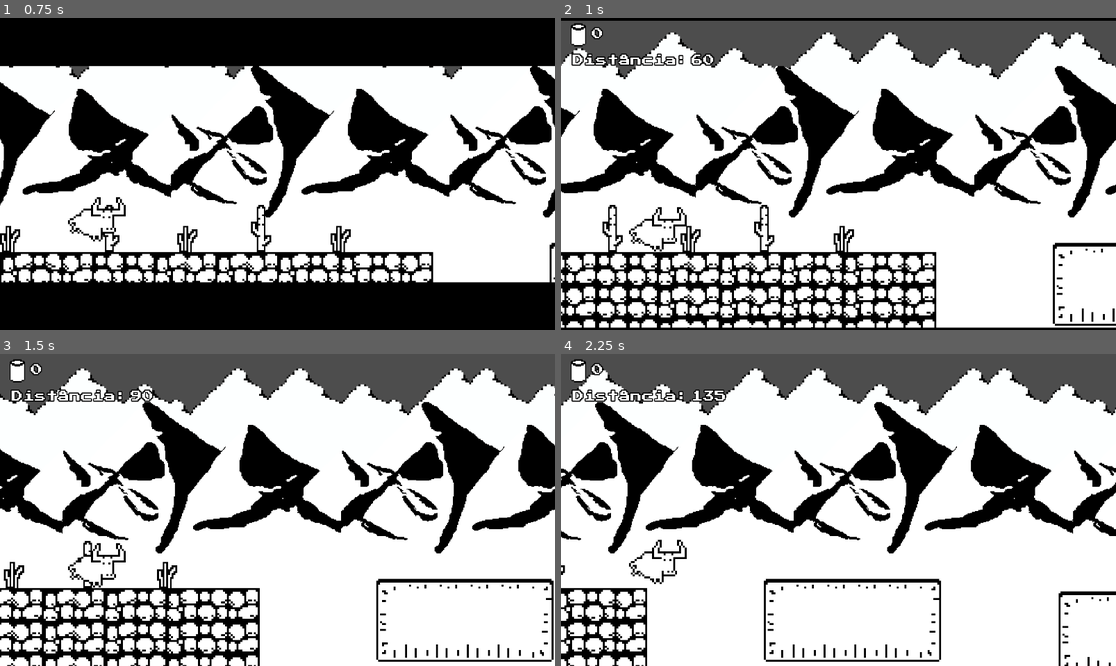
Above: before the commit, frames 1-4 (two rows, left to right).
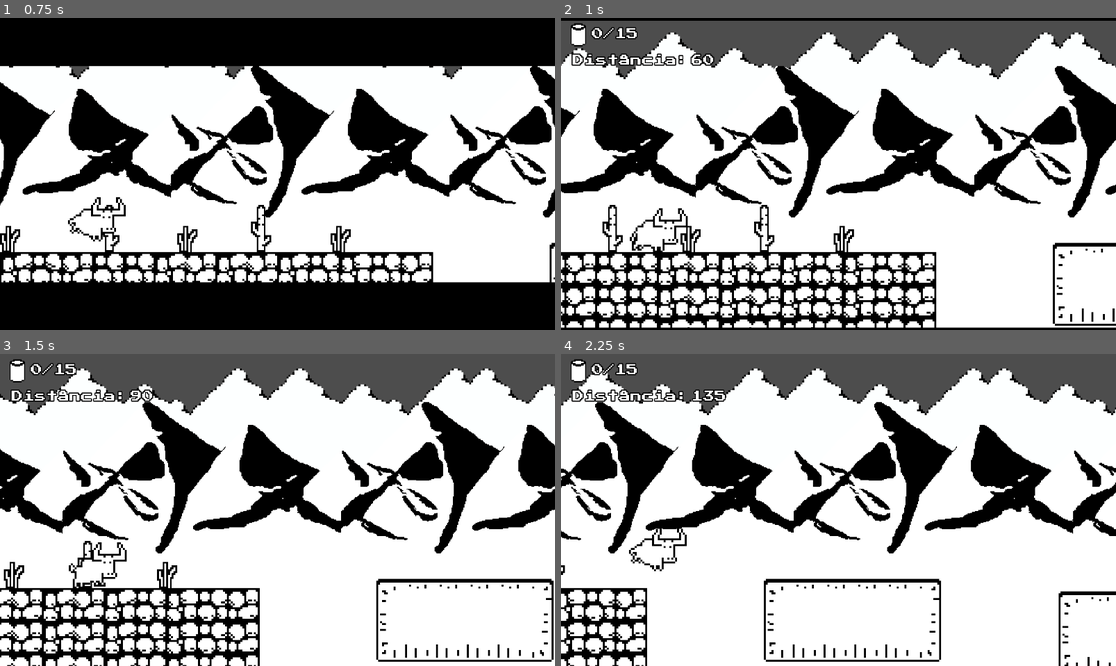
Above: after the commit, the same moments.

Repository: TaubatexasRobotics/new-crazy-bull
Game: Godot game, scene res://scenes/level.tscn
The game is run twice, just before and just after one commit, with the same random seed, the same clock (stepped at 60 frames per second) and the same inputs.
Inputs (mouse positions are in pixels of both pictures, inside the frame that each line leads up to):
- Up to frame 1 (0.75 s): tap Enter (ui_accept) at 0.5 s; move the mouse to (399, 158) at 0.52 s; tap Space (jump) at 0.6 s; click (399, 158) at 0.67 s
- Up to frame 2 (1 s): tap Space (jump) at 0.77 s
- Up to frame 3 (1.5 s): tap Space (jump) at 1.07, 1.35 s; move the mouse to (166, 525) at 1.27 s; click (166, 525) at 1.42 s
- Up to frame 4 (2.25 s): tap Space (jump) at 1.52, 1.82, 2.1 s; move the mouse to (894, 441) at 2.02 s; click (894, 441) at 2.17 s

Frame 1 is identical in both runs. In frame 2, 0.6% of the frame differs, in the area x 7-23%, y 2-76%; in frame 3, 0.6%; in frame 4, 0.7%, in the area x 7-23%, y 2-74%.

Commit message:
Add gameover and main menu scripts

Diff:
--- /dev/null
+++ b/scripts/game_over.gd
@@ -0,0 +1,9 @@
+class_name GameOver extends CanvasLayer
+
+@onready var transition : Transition = $Transition
+
+func _on_yes_pressed() -> void:
+	transition.fade_in("level")
+
+func _on_no_pressed() -> void:
+		transition.fade_in("main_menu")
--- a/scripts/level.gd
+++ b/scripts/level.gd
@@ -11,11 +11,8 @@
 var speed : float = 0
 var current_ground : ScrollBody
 var current_ground_index: int = 0
-var total_can : int = 0
 
 func _ready() -> void:
-	total_can = randi_range(10, 20)
-
 	var ground_reference: ScrollBody = static_bodies.get_children()[0]
 	current_ground = ground_reference
 	speed = current_ground.speed
@@ -36,6 +33,9 @@
 		current_ground.speed = speed
 		current_ground_index = randindex
 
+	if player.is_all_can_collected():
+		transition.fade_in("quiz")
+
 func spawn(element: PackedScene, reference: Node) -> ScrollBody:
 	var new_instance: Node2D = element.instantiate()
 	new_instance.global_position = spawner.global_position
--- /dev/null
+++ b/scripts/main_menu.gd
@@ -0,0 +1,6 @@
+class_name MainMenu extends CanvasLayer
+
+@onready var transition : Transition = $Transition
+
+func _on_play_pressed() -> void:
+	transition.fade_in("level")
--- a/scripts/player.gd
+++ b/scripts/player.gd
@@ -5,6 +5,7 @@
 @onready var distance : int = 0
 @onready var sprite : AnimatedSprite2D = $AnimatedSprite2D
 var jump : bool = false
+var total_can : int = 0
 
 func _process(_delta: float) -> void:
 	distance += 1
@@ -15,6 +16,7 @@
 
 func _physics_process(delta: float) -> void:
 	if is_on_floor():
+		jump = false
 		if Input.is_action_just_pressed("ui_accept") or jump:
 			velocity.y = lerp(0, JUMP_VELOCITY, 0.5)
 
@@ -33,3 +35,9 @@
 
 func add_to_can_counter() -> void:
 	can_counter += 1
+
+func _ready() -> void:
+	total_can = randi_range(10, 20)
+
+func is_all_can_collected() -> bool:
+	return can_counter >= total_can
--- a/scripts/quiz.gd
+++ b/scripts/quiz.gd
@@ -8,6 +8,7 @@
 @onready var option_c : Button = $option_c
 @onready var option_d : Button = $option_d
 @onready var question_description : Label = $question_description
+@onready var transition : Transition = $Transition
 
 func load_dialogue_data():
 	var file = FileAccess.open(questions_file_path, FileAccess.READ)
@@ -34,3 +35,31 @@
 
 func _ready() -> void:
 	load_dialogue_data()
+
+func _on_option_a_pressed() -> void:
+	var selected_option : String = "A"
+	if selected_option == option_a['data'][ref_question]['correct_answer']:
+		transition.fade_in("level")
+	else:
+		transition.fade_in("game_over")
+
+func _on_option_b_pressed() -> void:
+	var selected_option : String = "B"
+	if selected_option == option_a['data'][ref_question]['correct_answer']:
+		transition.fade_in("level")
+	else:
+		transition.fade_in("game_over")
+
+func _on_option_c_pressed() -> void:
+	var selected_option : String = "C"
+	if selected_option == option_a['data'][ref_question]['correct_answer']:
+		transition.fade_in("level")
+	else:
+		transition.fade_in("game_over")
+
+func _on_option_d_pressed() -> void:
+	var selected_option : String = "D"
+	if selected_option == option_a['data'][ref_question]['correct_answer']:
+		transition.fade_in("level")
+	else:
+		transition.fade_in("game_over")
--- a/scripts/ui.gd
+++ b/scripts/ui.gd
@@ -5,7 +5,7 @@
 @onready var distance_counter : Label = $DistanceCounter
 
 func update_data() -> void:
-	can_counter.text = str(player.can_counter)
+	can_counter.text = str(player.can_counter) + "/" + str(player.total_can)
 	distance_counter.text = str(player.distance)
 
 func _ready() -> void:
Not shown, added: scripts/game_over.gd.uid
Not shown, added: scripts/main_menu.gd.uid
